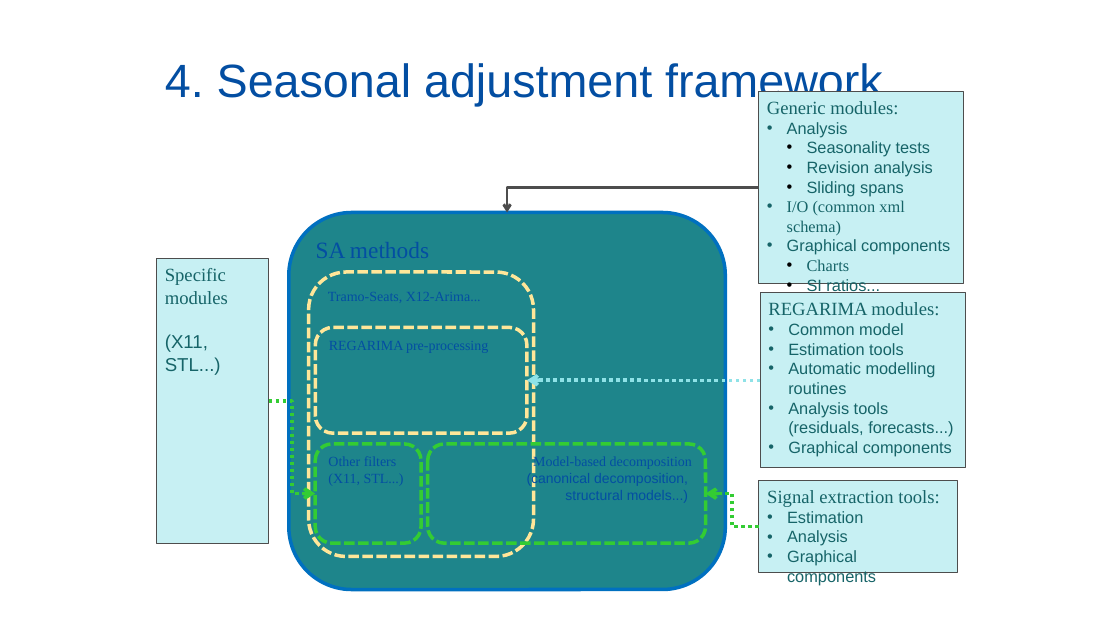
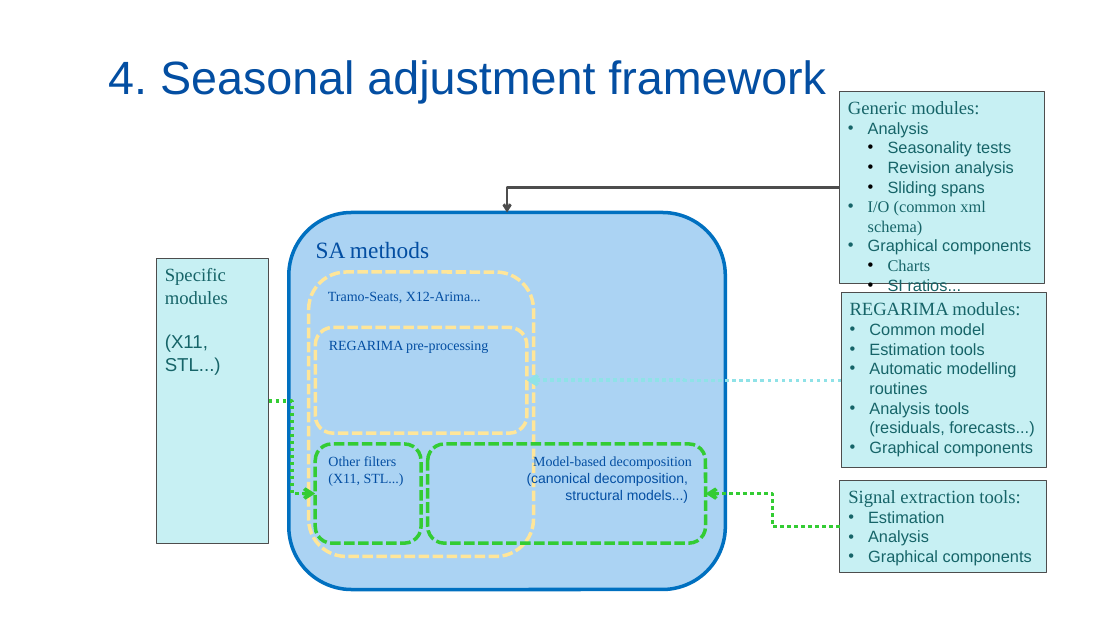
Before and after one commit to palatej/ESTP2026, a slide deck: slide 8 of 1.1 JD+ Overview.pptx. Drawn at 1120x630 pixels with LibreOffice and Linux fonts; fonts in the diff are those of the drawing. Boxes give left, top, right and bottom in pixels: in the first picture for what was removed or moved away, otherwise in the second. Text is boxed around its words. In the diff, an @@ line names an element or a change of style, - is before the commit and + after.

```diff
--- a/1.1 JD+ Overview.pptx
+++ b/1.1 JD+ Overview.pptx
@@ title "4. Seasonal adjustment framework": place and size @@
-title "4. Seasonal adjustment framework" at bbox=[165, 63, 883, 106]
+title "4. Seasonal adjustment framework" at bbox=[108, 60, 826, 104]
@@ rectangle "Generic modules:": place and size @@
-rectangle "Generic modules:" at bbox=[759, 92, 964, 283]
+rectangle "Generic modules:" at bbox=[839, 92, 1044, 283]
@@ elbow arrow moved from (759, 187) - (507, 213) to (839, 187) - (507, 213) @@
@@ rounded rectangle "SA methods" at bbox=[289, 213, 726, 590]: fill #1E858B to #ABD3F3 @@
@@ rectangle "REGARIMA modules:": place and size @@
-rectangle "REGARIMA modules:" at bbox=[760, 292, 965, 468]
+rectangle "REGARIMA modules:" at bbox=[841, 292, 1046, 468]
@@ elbow arrow moved from (760, 381) - (527, 381) to (841, 381) - (527, 381) @@
@@ elbow arrow moved from (759, 527) - (706, 494) to (840, 527) - (706, 494) @@
@@ rectangle "Signal extraction tools:": place and size @@
-rectangle "Signal extraction tools:" at bbox=[759, 481, 957, 573]
+rectangle "Signal extraction tools:" at bbox=[840, 481, 1047, 573]
```
Also in this commit, not shown: 4 other slides changed, 8 other files.
